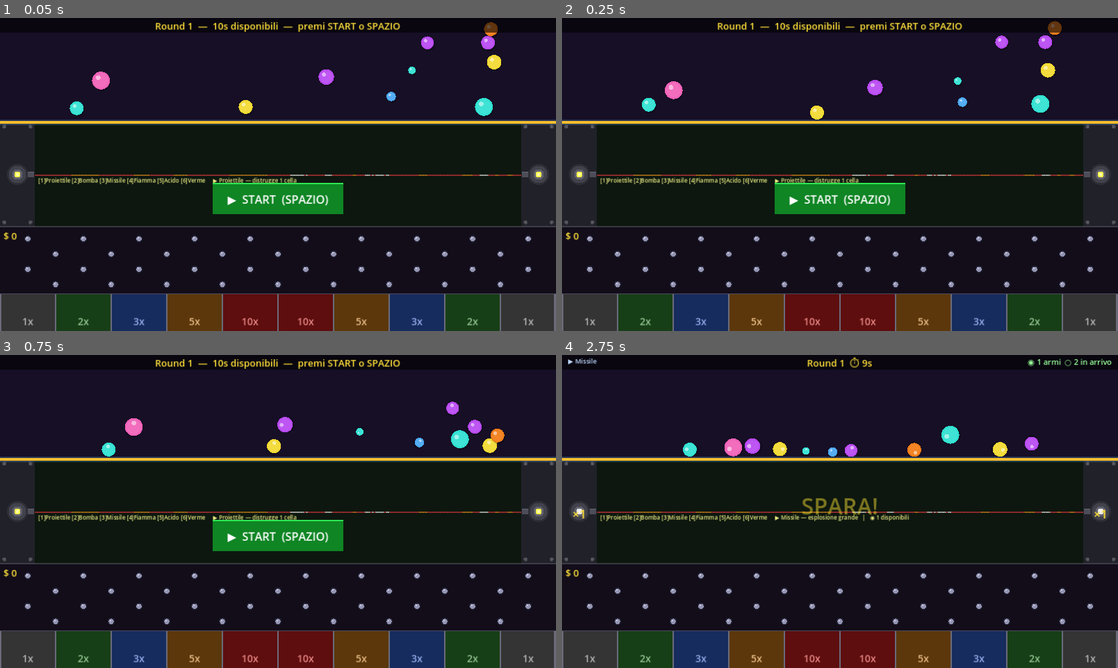
Above: before the commit, frames 1-4 (two rows, left to right).
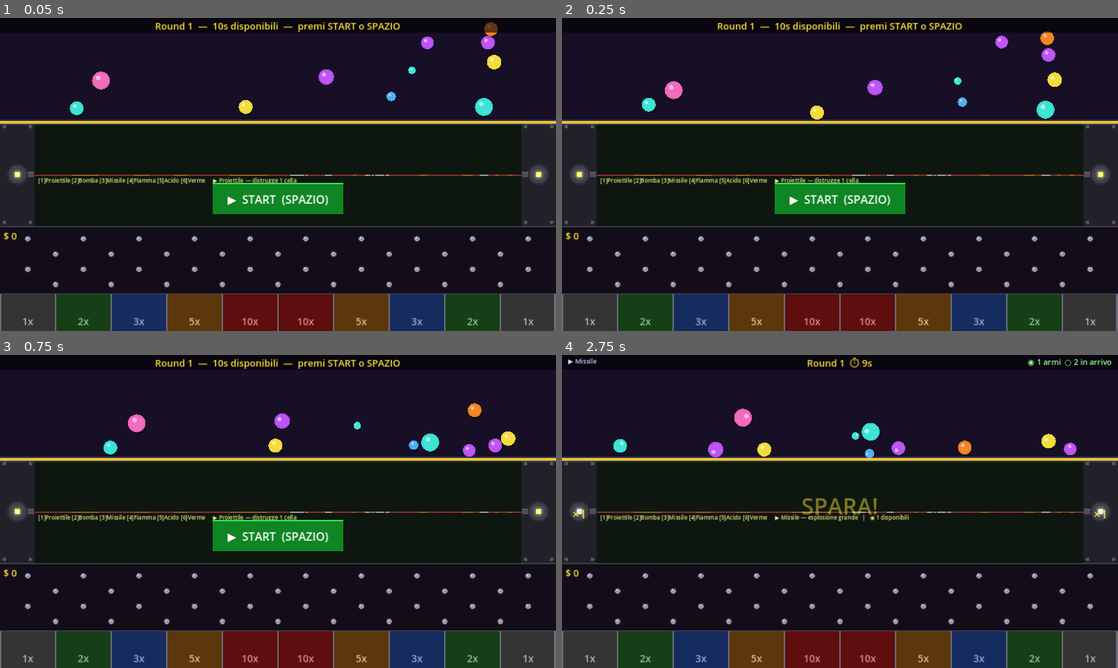
Above: after the commit, the same moments.

Repository: tanapox/TravelCalculator
Game: Godot game, scene res://scenes/Main.tscn
Same seed, same stepped clock (60 frames per second), same inputs: the game is played once before the commit and once after it.
Inputs (mouse positions are in pixels of both pictures, inside the frame that each line leads up to):
- Up to frame 1 (0.05 s): no input
- Up to frame 2 (0.25 s): no input
- Up to frame 3 (0.75 s): tap Enter at 0.5 s; move the mouse to (400, 495) at 0.52 s; tap 1 at 0.6 s; click (400, 495) at 0.67 s
- Up to frame 4 (2.75 s): tap Space at 0.77, 1.52 s; move the mouse to (728, 527) at 1.27 s; tap 2 at 1.35 s; click (728, 527) at 1.42 s; move the mouse to (895, 442) at 2.02 s; tap 3 at 2.1 s; click (895, 442) at 2.17 s

Frame 1 is identical in both runs. In frame 2, 0.6% of the frame differs, in the area x 84-90%, y 0-33%; in frame 3, 1.3%; in frame 4, 1.9%, in the area x 9-93%, y 17-33%.

Commit message:
Add random impulse to balls that stop moving
Raise bounce (0.80-0.95) and lower friction (0.01) so balls retain more
energy. In _physics_process, if a ball's speed drops below MIN_SPEED=100
px/s it gets a random impulse biased slightly downward, ensuring balls
never come to rest during play.

Co-Authored-By: Claude Sonnet 4.6 <noreply@anthropic.com>
Claude-Session: https://claude.ai/code/session_01QzGJouKABdY15psrR5EvZo

Diff:
--- a/scripts/Ball.gd
+++ b/scripts/Ball.gd
@@ -12,8 +12,8 @@
 	money_value = m_val
 
 	var mat := PhysicsMaterial.new()
-	mat.bounce   = randf_range(0.65, 0.90)
-	mat.friction = 0.04
+	mat.bounce   = randf_range(0.80, 0.95)
+	mat.friction = 0.01
 	physics_material_override = mat
 
 	var cshape := CollisionShape2D.new()
@@ -25,6 +25,15 @@
 	linear_velocity = Vector2(randf_range(-280.0, 280.0), randf_range(-200.0, 80.0))
 	queue_redraw()
 
+const MIN_SPEED: float = 100.0
+
+func _physics_process(_delta: float) -> void:
+	if collected:
+		return
+	if linear_velocity.length_squared() < MIN_SPEED * MIN_SPEED:
+		var dir := Vector2(randf_range(-1.0, 1.0), randf_range(0.2, 1.0)).normalized()
+		linear_velocity = dir * MIN_SPEED
+
 func _draw() -> void:
 	draw_circle(Vector2(3.0, 5.0), radius * 0.95, Color(0.0, 0.0, 0.0, 0.22))
 	draw_circle(Vector2.ZERO, radius, ball_color)
